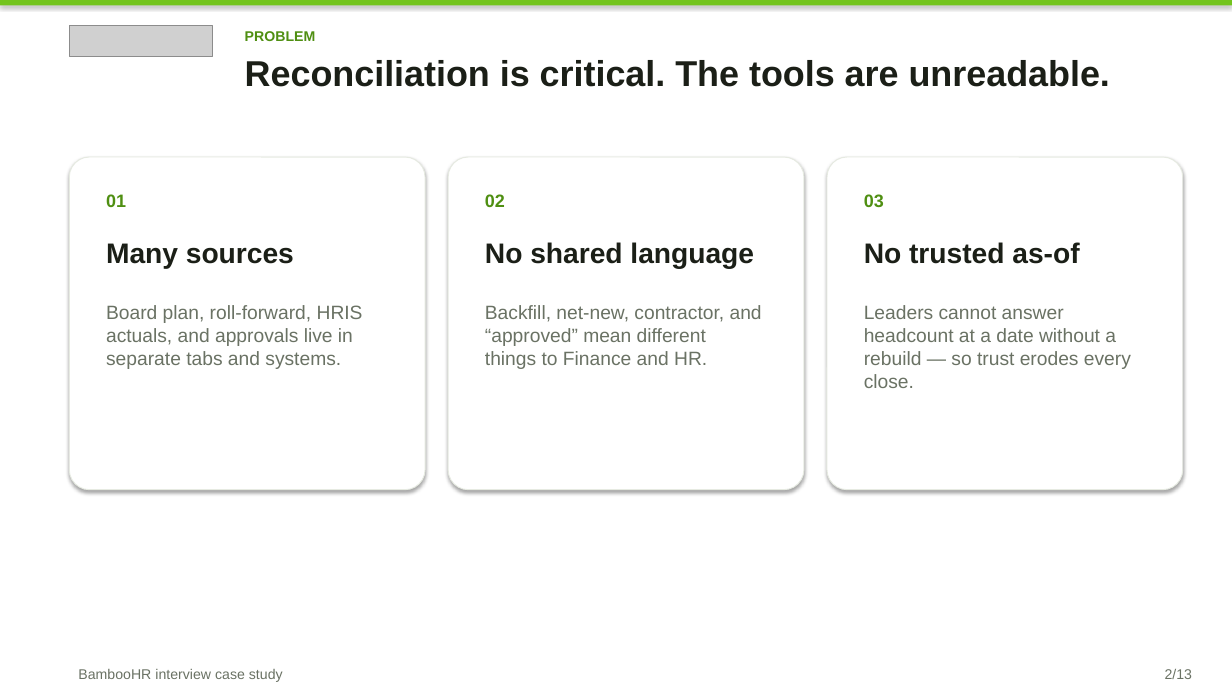
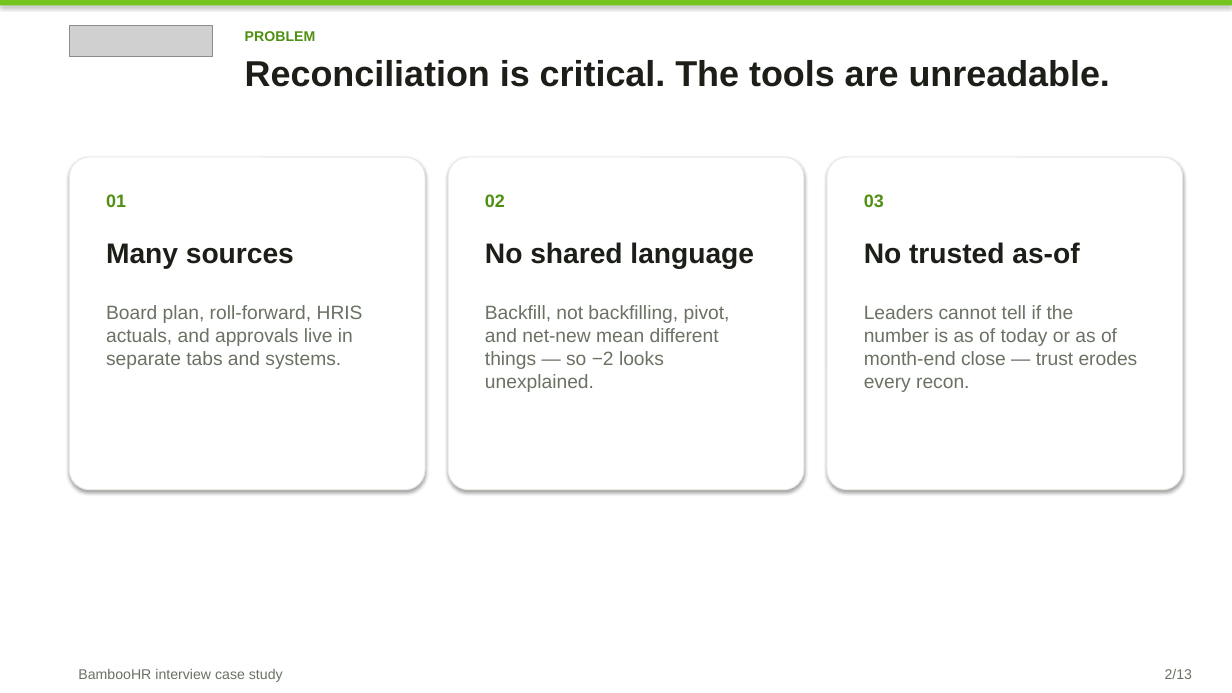
Before and after one commit to Brigdawg/Headcount-Reconciliation, a slide deck: slide 2 of deck/Headcount_Control_Tower_Case_Study.pptx. Drawn at 1232x693 pixels with LibreOffice and Linux fonts; fonts in the diff are those of the drawing; grey boxes stand for pictures. Boxes give left, top, right and bottom in pixels: in the first picture for what was removed or moved away, otherwise in the second. Text is boxed around its words. In the diff, an @@ line names an element or a change of style, - is before the commit and + after.

Commit message:
Incorporate Finance partner feedback into prototype and deck.
Name missing seats and as-of dates, add not-backfilling and pivot dispositions, drop contractors, and lead with the variance story for Finance and HR.

```diff
--- a/deck/Headcount_Control_Tower_Case_Study.pptx
+++ b/deck/Headcount_Control_Tower_Case_Study.pptx
@@ text at <box>485,305,730,392</box>: text changed @@
-Backfill, net-new, contractor, and “approved” mean different things to Finance and HR.
+Backfill, not backfilling, pivot, and net-new mean different things — so −2 looks unexplained.
@@ text at <box>864,305,1138,392</box>: text changed @@
-Leaders cannot answer headcount at a date without a rebuild — so trust erodes every close.
+Leaders cannot tell if the number is as of today or as of month-end close — trust erodes every recon.
```
Also in this commit, not shown: 6 other slides changed, 5 other files.
